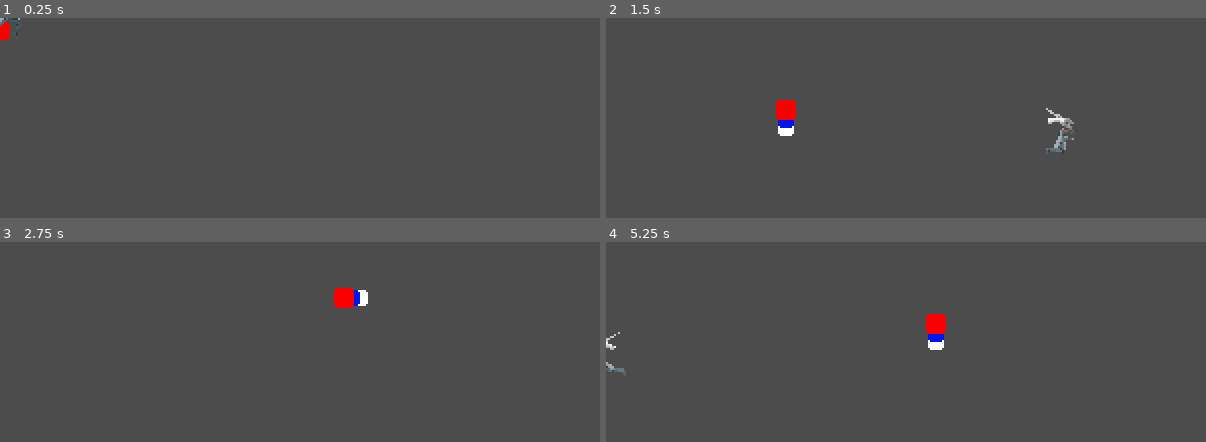
Above: before the commit, frames 1-4 (two rows, left to right).
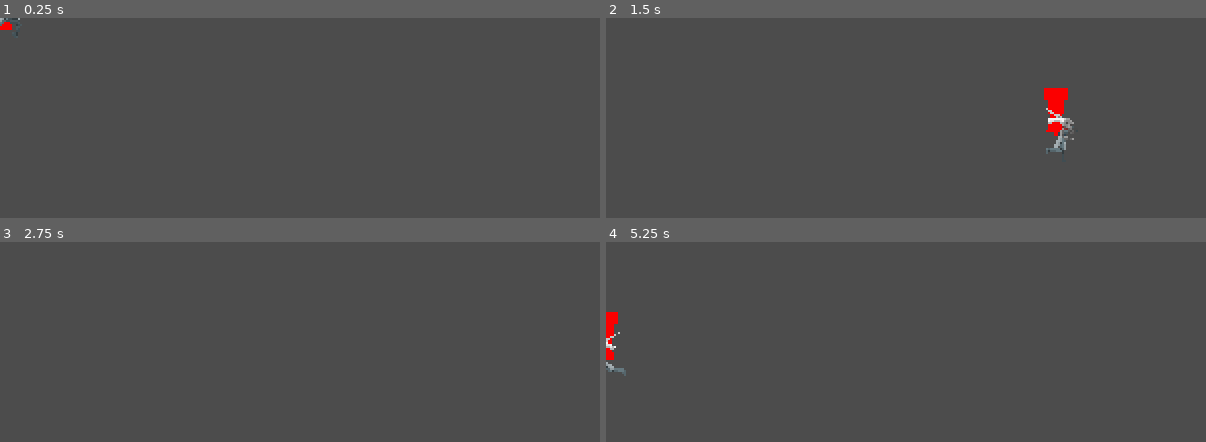
Above: after the commit, the same moments.

Repository: Daxidz/cape
Game: Godot game, scene res://Player.tscn
Same seed, same stepped clock (60 frames per second), same inputs: the game is played once before the commit and once after it.
Inputs (mouse positions are in pixels of both pictures, inside the frame that each line leads up to):
- Up to frame 1 (0.25 s): no input
- Up to frame 2 (1.5 s): move the mouse to (1038, 108) at 0.52 s; hold Right (ui_right) 0.53-1.28 s; move the mouse to (786, 128) at 1.27 s; hold Down (ui_down) from 1.28 s (still down)
- Up to frame 3 (2.75 s): tap Enter at 2 s; move the mouse to (360, 298) at 2.02 s; release Down (ui_down) at 2.03 s; hold Right (ui_right) from 2.03 s (still down)
- Up to frame 4 (5.25 s): tap Space at 2.75 s; move the mouse to (876, 382) at 2.77 s; release Right (ui_right) at 2.78 s; hold Up (ui_up) 2.78-3.53 s; tap Enter at 3.5 s; move the mouse to (1086, 372) at 3.52 s; hold Left (ui_left) 3.53-5.03 s; move the mouse to (726, 312) at 4.27 s; move the mouse to (936, 342) at 5.02 s; hold Down (ui_down) from 5.03 s (still down)

The runs differ from the first frame. In frame 1, less than 0.1% of the frame differs, in the area x 0-2%, y 2-11%; in frame 2, 1.1%, in the area x 28-77%, y 35-59%; in frame 3, 0.5%; in frame 4, 0.8%.

Commit message:
Sprite changed, rotation implemented.

Diff:
--- a/Cape2.gd
+++ b/Cape2.gd
@@ -29,12 +29,17 @@
 	if current_idx != IDX_MODES.IDLE and new_idx == IDX_MODES.IDLE:
 		FOLLOW_SPEEDS[0] = TRASNI_FOLLOW_SPEED
 		$Timer.start(1)
+	if current_idx == IDX_MODES.IDLE:
+		time_offset = 2
+	else:
+		time_offset = 0.5
+
 	current_idx = new_idx
 
 func current_idx_get():
 	return current_idx
 
-const TIME_OFFSET = 1
+var time_offset = 1
 var cur_time = 0
 
 var last_base_pos = Vector2(0,0)
@@ -43,18 +48,18 @@
 	rng.randomize()
 
 func _physics_process(delta):
-	var mouse_pos = get_global_mouse_position()
-	global_position = mouse_pos
+#	var mouse_pos = get_global_mouse_position()
+#	global_position = mouse_pos
 
 	cur_time += delta
 
-	if cur_time > TIME_OFFSET:
+	if cur_time > time_offset:
 		cur_time = 0
 		var offset = Vector2()
 
-		offset.x = rng.randi_range(MIN_OFFSET, MAX_OFFSET)
-		offset.y = rng.randi_range(MIN_OFFSET, MAX_OFFSET)
-		follow1.global_position += offset
+#		offset.x = rng.randi_range(MIN_OFFSET, MAX_OFFSET)
+#		offset.y = rng.randi_range(MIN_OFFSET, MAX_OFFSET)
+#		follow1.global_position += offset
 
 		offset.x = rng.randi_range(MIN_OFFSET, MAX_OFFSET)
 		offset.y = rng.randi_range(MIN_OFFSET, MAX_OFFSET)
@@ -64,8 +69,10 @@
 	follow1.global_position = follow1.global_position.linear_interpolate(global_position + approch_indexes[current_idx][1], delta * FOLLOW_SPEEDS[current_idx])
 	follow2.global_position = follow2.global_position.linear_interpolate(follow1.global_position + approch_indexes[current_idx][2] , delta * FOLLOW_SPEEDS[current_idx])
 
+	rotation = global_position.angle_to_point(get_parent().position) - PI /2
+	follow1.rotation = follow1.global_position.angle_to_point(global_position) - PI /2
+	follow2.rotation = follow2.global_position.angle_to_point(follow1.global_position) - PI /2
 
 
 func _on_Timer_timeout():
-	print("Now resting!")
 	FOLLOW_SPEEDS[0] = RESTING_FOLLOW_SPEED
--- a/Cape2.tscn
+++ b/Cape2.tscn
@@ -4,8 +4,9 @@
 [ext_resource path="res://cape_part.png" type="Texture" id=2]
 
 [node name="Base" type="Sprite"]
+modulate = Color( 0.988235, 0, 0, 1 )
 show_behind_parent = true
-scale = Vector2( 0.8, 0.8 )
+scale = Vector2( 0.6, 0.6 )
 z_index = -1
 texture = ExtResource( 2 )
 script = ExtResource( 1 )
@@ -13,7 +14,7 @@
 [node name="Node" type="Node" parent="."]
 
 [node name="Follow1" type="Sprite" parent="Node"]
-modulate = Color( 0.00784314, 0.0862745, 0.941176, 1 )
+modulate = Color( 0.988235, 0, 0, 1 )
 show_behind_parent = true
 z_index = -1
 texture = ExtResource( 2 )
@@ -21,7 +22,7 @@
 [node name="Follow2" type="Sprite" parent="Node"]
 modulate = Color( 0.988235, 0, 0, 1 )
 show_behind_parent = true
-scale = Vector2( 1.2, 1.2 )
+scale = Vector2( 1.4, 1.4 )
 z_index = -1
 texture = ExtResource( 2 )
 
--- a/Player.tscn
+++ b/Player.tscn
@@ -31,7 +31,7 @@
 hframes = 8
 
 [node name="Base" parent="Sprite" instance=ExtResource( 2 )]
-position = Vector2( -0.170716, -10.4118 )
+position = Vector2( -0.170716, -10.5961 )
 scale = Vector2( 2, 2 )
 
 [node name="AnimationPlayer" type="AnimationPlayer" parent="."]
Binary file changed: cape_part.png
